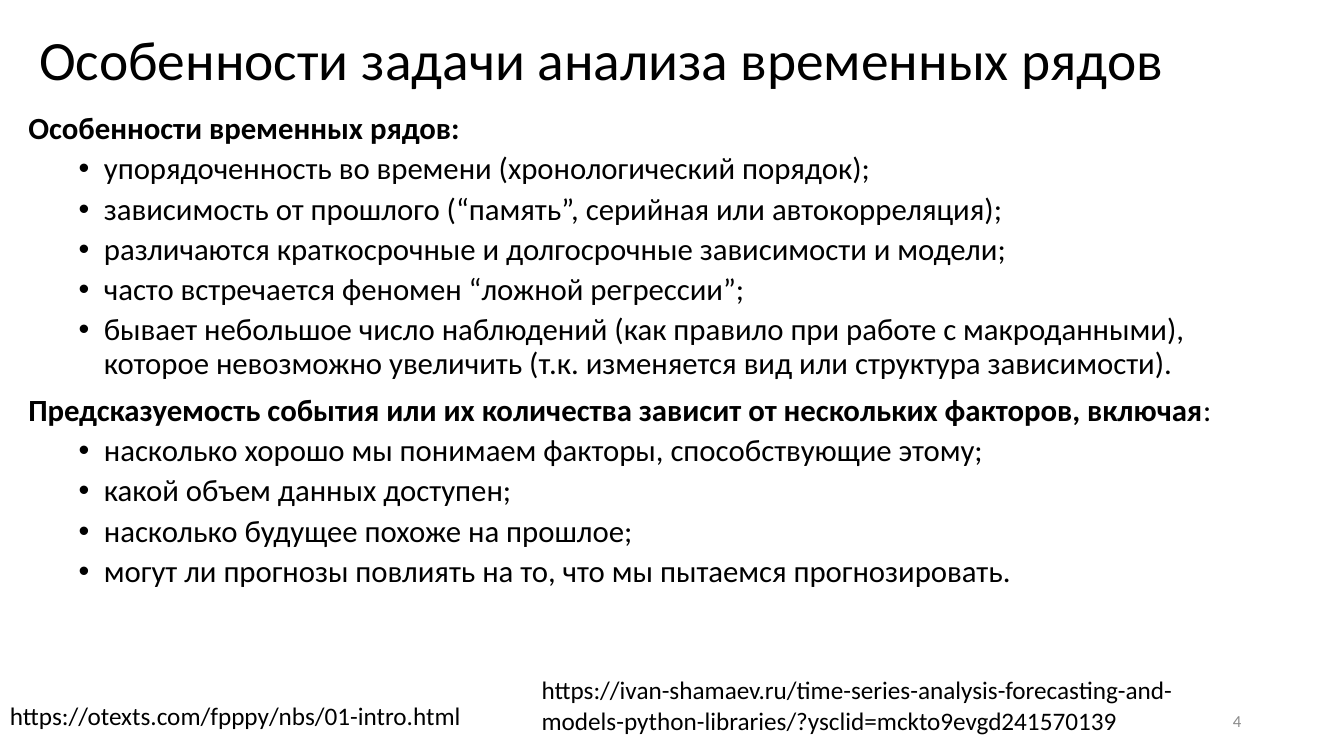
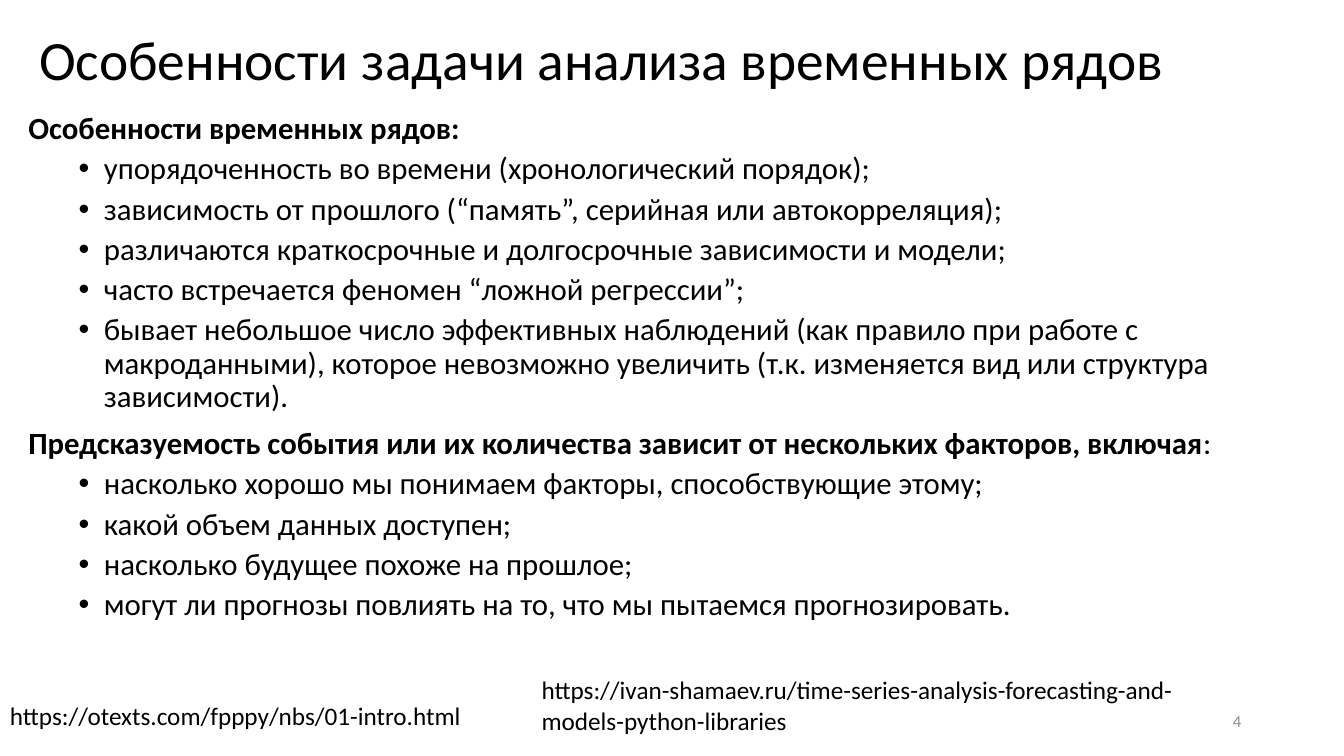
Before and after one commit to MVRonkin/TimeSeriesCourse, a slide deck: slide 4 of 2026/LEC/01-1 Введение в АВР.pptx. Drawn at 1344x756 pixels with LibreOffice and Linux fonts; fonts in the diff are those of the drawing. Boxes give left, top, right and bottom in pixels: in the first picture for what was removed or moved away, otherwise in the second. Text is boxed around its words. In the diff, an @@ line names an element or a change of style, - is before the commit and + after.

```diff
--- a/2026/LEC/01-1 Введение в АВР.pptx
+++ b/2026/LEC/01-1 Введение в АВР.pptx
@@ text at <box>104,317,1209,411</box>: text changed @@
-  • бывает небольшое число наблюдений (как правило при работе с макроданными), которое невозможно увеличить (т.к. изменяется вид или структура зависимости).
+  • бывает небольшое число эффективных наблюдений (как правило при работе с макроданными), которое невозможно увеличить (т.к. изменяется вид или структура зависимости).
@@ text at <box>542,681,1172,734</box>: text changed @@
-https://ivan-shamaev.ru/time-series-analysis-forecasting-and-models-python-libraries/?ysclid=mckto9evgd241570139
+https://ivan-shamaev.ru/time-series-analysis-forecasting-and-models-python-libraries
```
Also in this commit, not shown: 2 other slides changed, 1 other file.
